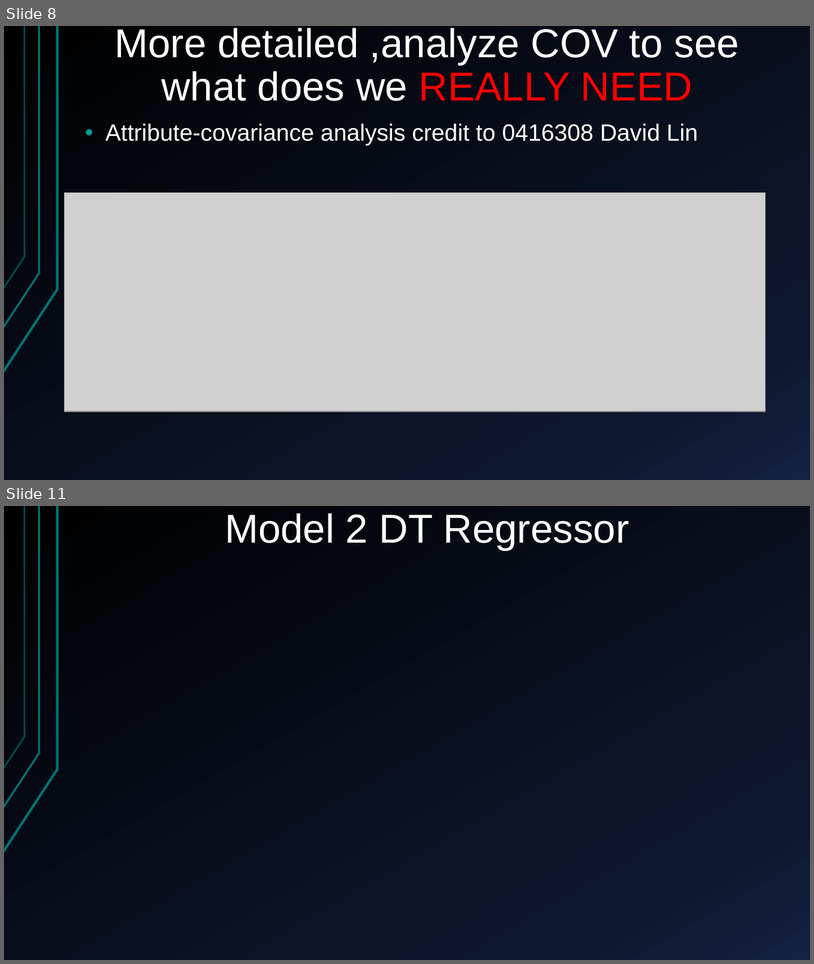
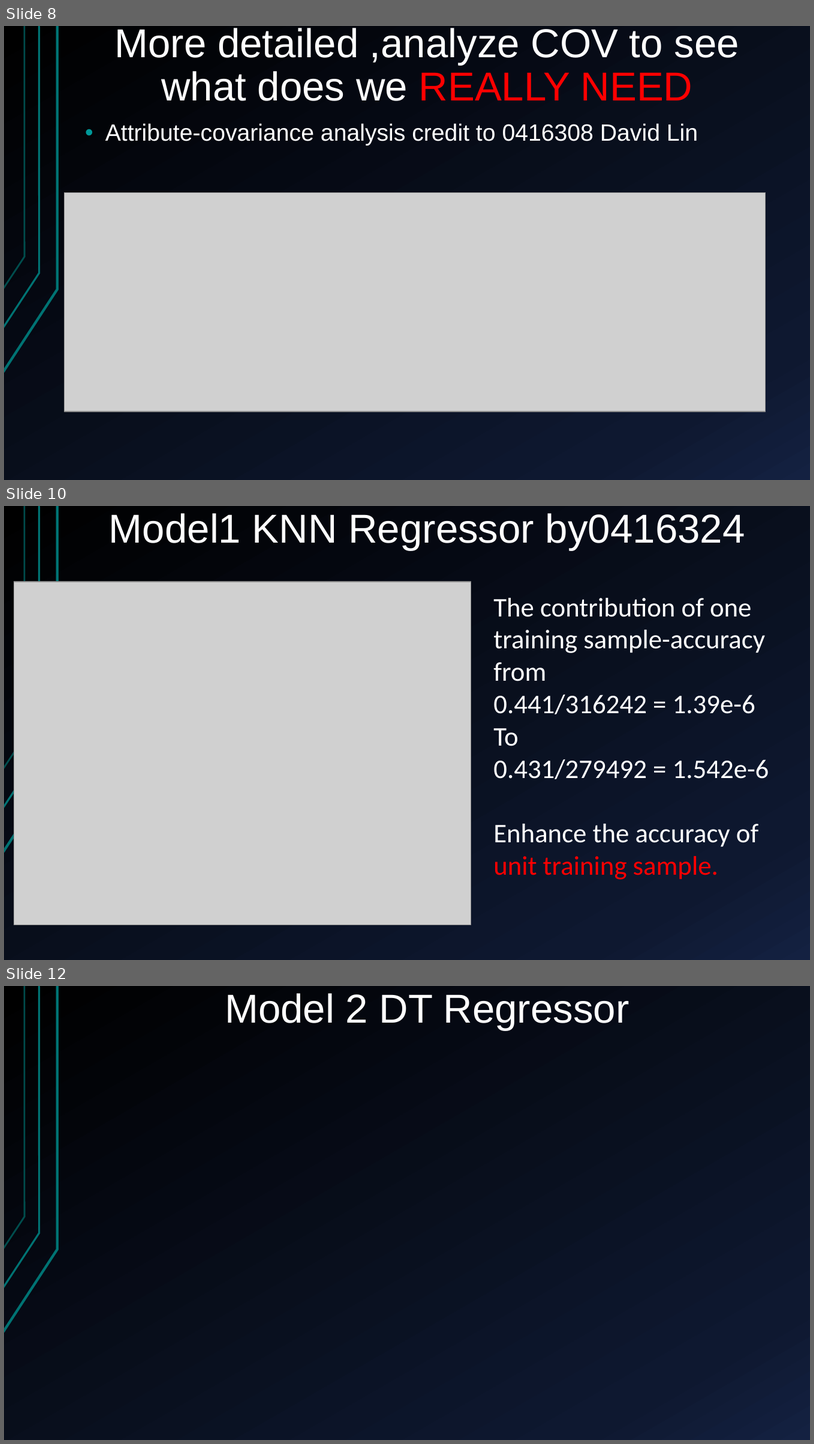
Before and after one commit to Alfons0329/Machine_Learning_Fall_2017, a slide deck: Final_proj/Presentation.pptx. Shown one above the other, each under a label of ours: slides 8 and 11 before the commit, slides 8, 10 and 12 after it; the slides between them are not shown. The pictures are 814x964 and 814x1444 pixels, drawn with LibreOffice and Linux fonts; fonts in the diff are those of the drawing; grey boxes stand for pictures. Boxes give left, top, right and bottom in pixels: in the first picture for what was removed or moved away, otherwise in the second. Text is boxed around its words. In the diff, an @@ line names an element or a change of style, - is before the commit and + after.

```diff
--- a/Final_proj/Presentation.pptx
+++ b/Final_proj/Presentation.pptx
@@ slide 10 added at <box>4,506,810,960</box>, background gradient #000000 to #0F1931 to #142242; not listed: 3 template elements that a slide beside it also shows @@
@@ title added at <box>109,513,746,550</box>, 48 pt, text #FFFFFF @@
+Model1 KNN Regressor by0416324
@@ picture added at <box>14,582,471,925</box> @@
@@ text added at <box>494,598,770,879</box>, 32 pt, text #FFFFFF @@
+The contribution of one training sample-accuracy from
+0.441/316242 = 1.39e-6
+To
+0.431/279492 = 1.542e-6
+Enhance the accuracy of unit training sample.
@@ what was slide 11 is now slide 12 @@
```
Also in this commit, not shown: 3 slides changed, 9 other slides added.
